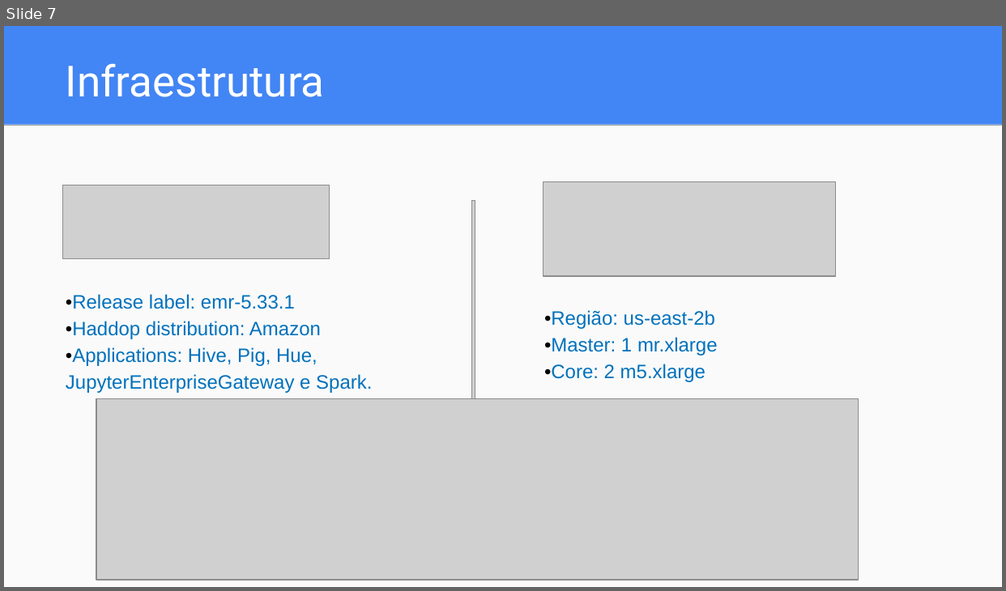
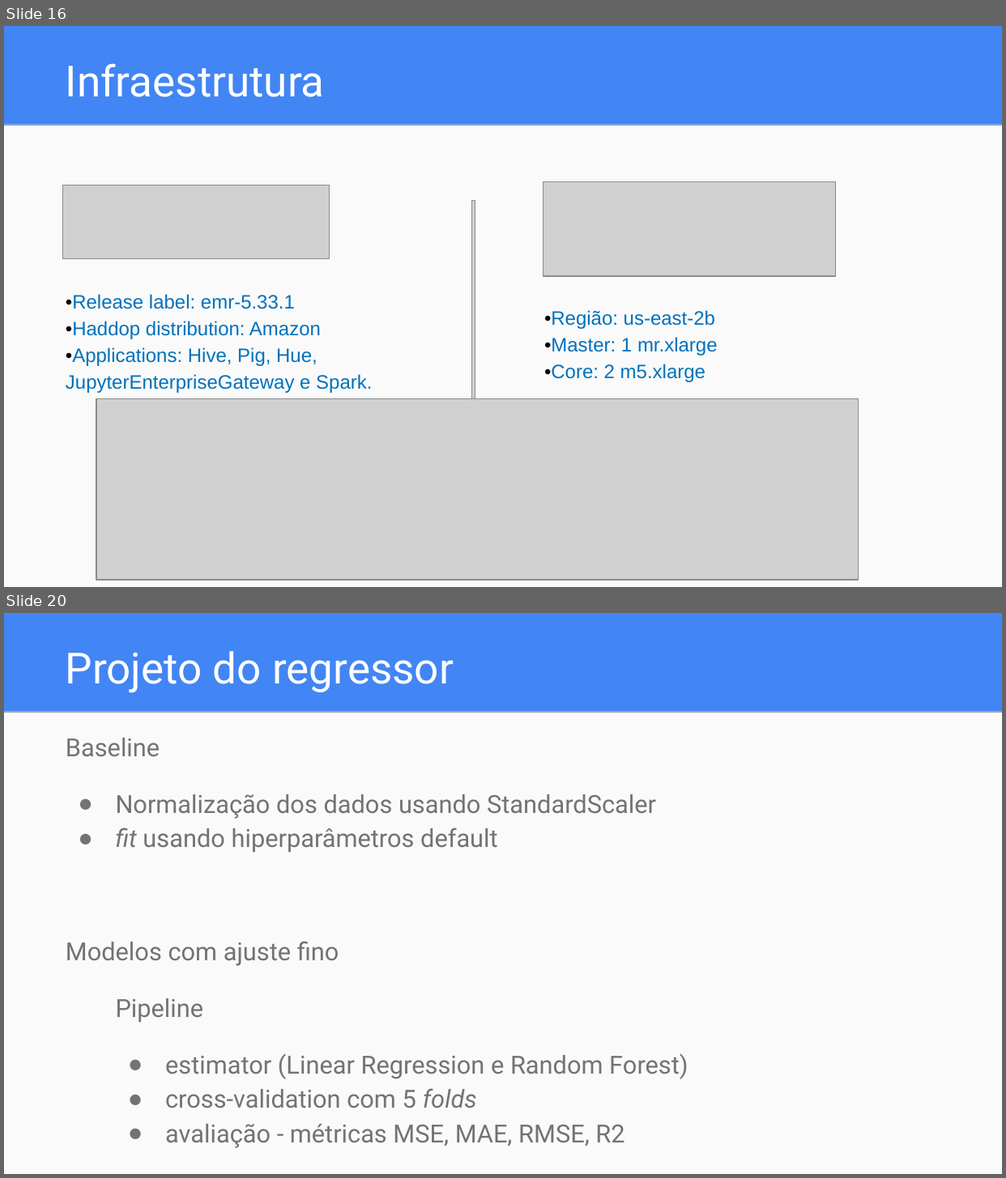
Before and after one commit to dwelcaslu/IFSP-Projeto-Interdisciplinar-2021.02, a slide deck: reports/Apresentação - Projeto Interdisciplinar.pptx. Shown one above the other, each under a label of ours: slide 7 before the commit, slides 16 and 20 after it; the slides between them are not shown. The pictures are 1006x591 and 1006x1178 pixels, drawn with LibreOffice and Linux fonts; fonts in the diff are those of the drawing; grey boxes stand for pictures. Boxes give left, top, right and bottom in pixels: in the first picture for what was removed or moved away, otherwise in the second. Text is boxed around its words. In the diff, an @@ line names an element or a change of style, - is before the commit and + after.

```diff
--- a/reports/Apresentação - Projeto Interdisciplinar.pptx
+++ b/reports/Apresentação - Projeto Interdisciplinar.pptx
@@ slide 20 added at box(4, 613, 1002, 1174), background #4285F4; not listed: 2 template elements that a slide beside it also shows @@
@@ title added at box(66, 651, 454, 693), 31 pt, text #FFFFFF @@
+Projeto do regressor
@@ text added at box(66, 738, 688, 1148), 18 pt, text #737373 @@
+Baseline
+● Normalização dos dados usando StandardScaler
+● fit usando hiperparâmetros default
+Modelos com ajuste fino
+Pipeline
+● estimator (Linear Regression e Random Forest)
+● cross-validation com 5 folds
+● avaliação - métricas MSE, MAE, RMSE, R2
@@ what was slide 7 is now slide 16 @@
```
Also in this commit, not shown: 9 slides changed, 14 other slides added, 9 slides removed, 2 other files.
